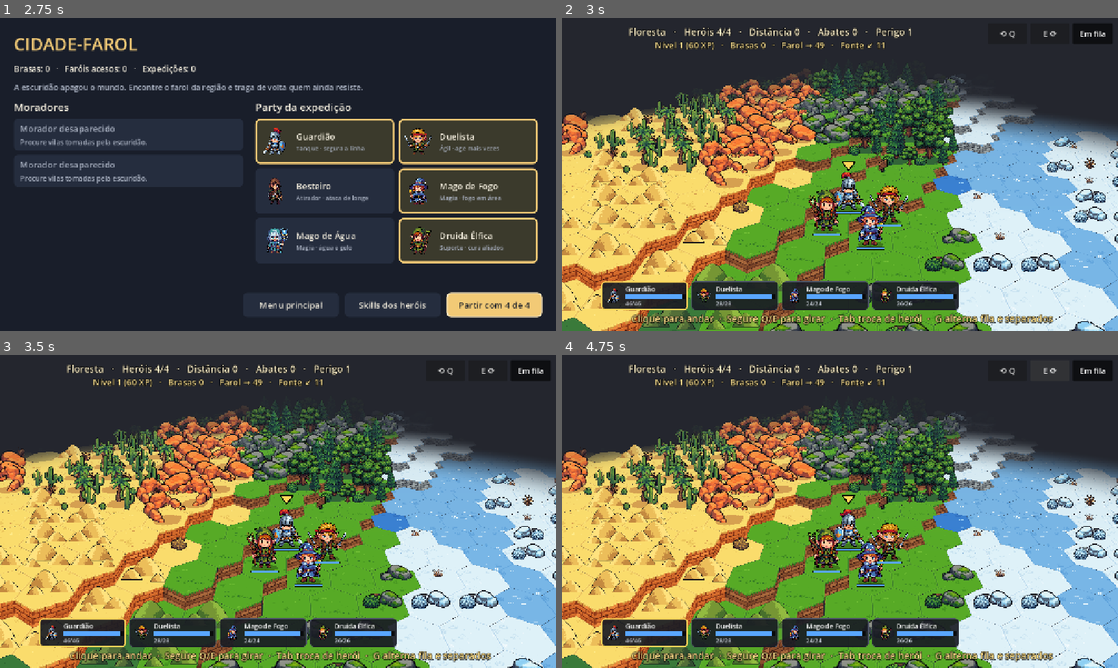
Above: before the commit, frames 1-4 (two rows, left to right).
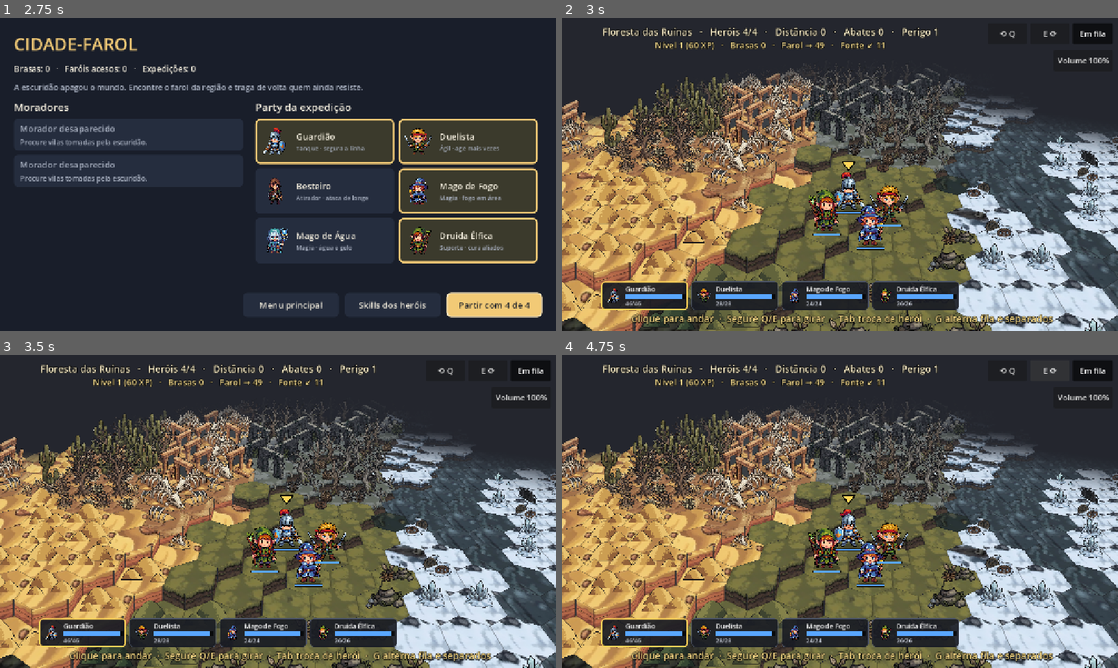
Above: after the commit, the same moments.

Repository: rocksted21/rpgbolivia
Game: Godot game, scene res://update/boot.tscn
Same seed, same stepped clock (60 frames per second), same inputs: the game is played once before the commit and once after it. Sound files missing from this copy of the repository are replaced by a short silence.
Inputs:
- Up to frame 1 (2.75 s): click "Single Player" at 0.5 s; click "Menu principal" at 1.25 s; click "Single Player" at 2 s
- Up to frame 2 (3 s): click "Partir com 4 de 4" at 2.75 s
- Up to frame 3 (3.5 s): no input
- Up to frame 4 (4.75 s): click "⟲ Q" at 3.5 s; click "E ⟳" at 4.25 s

Frame 1 is identical in both runs. In frame 2, 57% of the frame differs, in the area x 0-100%, y 2-100%; in frame 3, 57%; in frame 4, 57%.

Commit message:
v45

Diff:
--- a/scripts/battle_view.gd
+++ b/scripts/battle_view.gd
@@ -372,6 +372,8 @@
 			gain = Skills.journey_points(state.kills, state.farthest)
 		if expedition:
 			TownProgress.record(state.result())
+			if won:
+				_rebuild_cell(state.beacon_cell) # o farol acende
 		var types := []
 		for unit in state.units:
 			if unit.team == Data.Team.PLAYER and (not online_session.playing or online_session.can_control(unit)):
@@ -677,7 +679,8 @@
 func _add_biome_props(biome: String, terrain_id: int, cell: Vector2i) -> void:
 	var detail: float = state.detail_at(cell)
 	var made := {}
-	for prop in BiomeArt.props(biome, terrain_id, detail):
+	var art: Array = [BiomeArt.beacon(biome, state.defeated_boss)] if expedition and cell == state.beacon_cell else BiomeArt.props(biome, terrain_id, detail)
+	for prop in art:
 		made[prop["layer"]] = _biome_prop(prop, cell, detail)
 	if terrain_id == WorldGen.FOREST:
 		forests[cell] = made
@@ -2096,6 +2099,13 @@
 	_update_hint()
 
 
+func _rebuild_cell(cell: Vector2i) -> void:
+	landmark_nodes.erase(cell)
+	if cell_nodes.has(cell):
+		_unload_cell(cell)
+		_build_cell(cell)
+
+
 ## Marca de um local especial no chão, com o nome em cima. Some quando o local é usado.
 func _add_landmark(cell: Vector2i, row: int) -> void:
 	if not state.landmarks.has(cell) or state.landmarks[cell]["state"] == "done":
--- a/scripts/biome_art.gd
+++ b/scripts/biome_art.gd
@@ -49,5 +49,10 @@
 	return []
 
 
+## O farol da região: aceso depois de derrotar o guardião.
+static func beacon(biome: String, lit: bool) -> Dictionary:
+	return _prop(biome, "farol_aceso" if lit else "farol_apagado", MIDDLE_Y + 20, BEHIND_UNIT)
+
+
 static func _prop(biome: String, file: String, ground_y: int, depth: int, layer := "main") -> Dictionary:
 	return {"path": ROOT % [biome, file], "ground_y": ground_y, "depth": depth, "layer": layer}
--- a/scripts/expedition_state.gd
+++ b/scripts/expedition_state.gd
@@ -176,6 +176,7 @@
 		return
 	if target == boss:
 		defeated_boss = true
+		landmarks[beacon_cell]["state"] = "done"
 		brasas += Exp.BOSS["brasas"]
 		_gain_xp(Exp.BOSS["xp"], events)
 		return
--- a/scripts/game_data.gd
+++ b/scripts/game_data.gd
@@ -185,19 +185,19 @@
 # A arte fica em assets/biomes/<chave>; ver tools/build_biomes.py.
 const BIOMES := {
 	"floresta": {
-		"name": "Floresta", "forest": 0.22, "water": 0.3, "hills": -0.42, "rocks": -0.4,
-		"names": {},
+		"name": "Floresta das Ruínas", "forest": 0.22, "water": 0.3, "hills": -0.42, "rocks": -0.4,
+		"names": {1: "Musgo", 9: "Musgo", 2: "Pedras", 3: "Árvores mortas", 5: "Água escura", 6: "Ruínas", 7: "Colinas", 10: "Casa", 11: "Arco"},
 	},
 	"selva": {
-		"name": "Selva", "forest": 0.04, "water": 0.22, "hills": -0.46, "rocks": -0.42,
-		"names": {1: "Clareira", 9: "Clareira", 3: "Selva", 5: "Rio", 6: "Rochedo", 11: "Ruínas"},
+		"name": "Pântano de Tinta", "forest": 0.04, "water": 0.22, "hills": -0.46, "rocks": -0.42,
+		"names": {1: "Lama", 9: "Lama", 2: "Cristais", 3: "Mangue", 5: "Água de tinta", 6: "Destroços", 7: "Montes", 10: "Casa", 11: "Estufa"},
 	},
 	"neve": {
-		"name": "Neve", "forest": 0.28, "water": 0.34, "hills": -0.36, "rocks": -0.4,
-		"names": {1: "Neve", 9: "Neve", 2: "Pedras geladas", 3: "Pinheiral", 5: "Lago gelado", 6: "Rochedo", 7: "Montes de neve"},
+		"name": "Neve de Cinzas", "forest": 0.28, "water": 0.34, "hills": -0.36, "rocks": -0.4,
+		"names": {1: "Neve", 9: "Neve", 2: "Cristais", 3: "Pinheiral", 5: "Lago gelado", 6: "Destroços", 7: "Montes de neve", 10: "Casa", 11: "Arco"},
 	},
 	"deserto": {
-		"name": "Deserto", "forest": 0.34, "water": 0.5, "hills": -0.3, "rocks": -0.3,
-		"names": {1: "Areia", 9: "Areia", 2: "Rochas", 3: "Cactos", 5: "Oásis", 6: "Rochedo", 7: "Dunas"},
-	},
-}
+		"name": "Deserto de Ouro", "forest": 0.34, "water": 0.5, "hills": -0.3, "rocks": -0.3,
+		"names": {1: "Areia", 9: "Areia", 2: "Rochas", 3: "Cactos", 5: "Oásis", 6: "Ossadas", 7: "Dunas", 10: "Casa", 11: "Arco"},
+	},
+}
--- /dev/null
+++ b/scripts/game_settings.gd
@@ -0,0 +1,45 @@
+extends RefCounted
+## Preferências do jogador, salvas em user://. O volume vale para música e efeitos.
+## Sem autoload, para funcionar com o pacote de atualização e nos testes.
+
+const MASTER_BUS := 0
+
+static var path := "user://settings.cfg"
+
+
+static func _load() -> ConfigFile:
+	var config := ConfigFile.new()
+	config.load(path) # sem arquivo, começa com os valores padrão
+	return config
+
+
+## De 0 a 100.
+static func volume() -> int:
+	return clampi(int(_load().get_value("audio", "volume", 100)), 0, 100)
+
+
+static func muted() -> bool:
+	return bool(_load().get_value("audio", "muted", false))
+
+
+static func set_volume(value: int) -> void:
+	_save("volume", clampi(value, 0, 100))
+
+
+static func set_muted(value: bool) -> void:
+	_save("muted", value)
+
+
+## Aplica o que está salvo. Chamado ao abrir o menu e a tela de jogo.
+static func apply() -> void:
+	AudioServer.set_bus_volume_linear(MASTER_BUS, volume() / 100.0)
+	AudioServer.set_bus_mute(MASTER_BUS, muted())
+
+
+static func _save(key: String, value: Variant) -> void:
+	var config := _load()
+	config.set_value("audio", key, value)
+	var error := config.save(path)
+	if error != OK:
+		push_error("Não foi possível salvar as opções: %s" % error)
+	apply()
--- a/scripts/hud.gd
+++ b/scripts/hud.gd
@@ -5,6 +5,11 @@
 	get: return get_node("/root/SoundManager")
 
 ## Interface: fila de turnos à esquerda e um menu que abre em cima da casa tocada.
+
+const GameSettings = preload("res://scripts/game_settings.gd")
+const VOLUME_WIDTH := 136
+const VOLUME_PANEL_WIDTH := 260
+const VOLUME_Y := 74
 
 signal option_pressed(index: int)
 signal order_toggled(on: bool)
@@ -86,6 +91,10 @@
 
 
 var journey: Label
+var volume_button: Button
+var volume_panel: PanelContainer
+var volume_slider: HSlider
+var volume_mute: Button
 var objective: Label
 var detail: Label
 var end_menu_button: Button
@@ -167,6 +176,8 @@
 	skills_button.pressed.connect(func(): skills_pressed.emit())
 	end_column.add_child(skills_button)
 
+	_build_volume()
+
 	# Cartão de detalhes: cobre a tela toda para que o toque que fecha não caia no tabuleiro.
 	card = ColorRect.new()
 	card.color = Color(0, 0, 0, 0.55)
@@ -176,6 +187,52 @@
 		if event is InputEventMouseButton and event.pressed:
 			hide_card())
 	add_child(card)
+
+
+## Botão de volume, no canto, com um painel que abre embaixo dele.
+func _build_volume() -> void:
+	GameSettings.apply()
+	volume_button = _corner_button("", Vector2(SCREEN.x - VOLUME_WIDTH - MARGIN, VOLUME_Y), VOLUME_WIDTH)
+	volume_panel = PanelContainer.new()
+	volume_panel.position = Vector2(SCREEN.x - VOLUME_PANEL_WIDTH - MARGIN, VOLUME_Y + 54)
+	volume_panel.custom_minimum_size.x = VOLUME_PANEL_WIDTH
+	volume_panel.add_theme_stylebox_override("panel", _box(Color(0.1, 0.11, 0.14, 0.95), Color(1.0, 0.85, 0.4), 2, 8, 10))
+	volume_panel.visible = false
+	add_child(volume_panel)
+	var column := VBoxContainer.new()
+	column.add_theme_constant_override("separation", 8)
+	volume_panel.add_child(column)
+	volume_slider = HSlider.new()
+	volume_slider.min_value = 0
+	volume_slider.max_value = 100
+	volume_slider.step = 5
+	volume_slider.value = GameSettings.volume()
+	volume_slider.focus_mode = Control.FOCUS_NONE
+	volume_slider.custom_minimum_size.y = 36
+	column.add_child(volume_slider)
+	volume_mute = Button.new()
+	volume_mute.toggle_mode = true
+	volume_mute.button_pressed = GameSettings.muted()
+	volume_mute.focus_mode = Control.FOCUS_NONE
+	volume_mute.text = "Silenciar"
+	volume_mute.custom_minimum_size.y = 44
+	sound_manager.bind_button(volume_mute, &"switch1")
+	column.add_child(volume_mute)
+	volume_button.pressed.connect(func(): volume_panel.visible = not volume_panel.visible)
+	volume_slider.value_changed.connect(func(value: float):
+		GameSettings.set_volume(int(value))
+		if volume_mute.button_pressed and value > 0.0: # mexer no volume tira do mudo
+			volume_mute.set_pressed_no_signal(false)
+			GameSettings.set_muted(false)
+		_show_volume())
+	volume_mute.toggled.connect(func(on: bool):
+		GameSettings.set_muted(on)
+		_show_volume())
+	_show_volume()
+
+
+func _show_volume() -> void:
+	volume_button.text = "Sem som" if GameSettings.muted() or GameSettings.volume() == 0 else "Volume %d%%" % GameSettings.volume()
 
 
 func refresh(state) -> void:
--- a/scripts/main_menu.gd
+++ b/scripts/main_menu.gd
@@ -10,6 +10,8 @@
 ## Entrada do jogo; o combate continua em main.tscn.
 
 
+const GameSettings = preload("res://scripts/game_settings.gd")
+
 const INK := Color("191e2a")
 const GOLD := Color("f2ca76")
 const TEXT := Color("f5efdf")
@@ -20,6 +22,7 @@
 
 func _ready() -> void:
 	get_tree().root.remove_meta("skills_back")
+	GameSettings.apply()
 	var background := ColorRect.new()
 	background.color = INK
 	background.set_anchors_and_offsets_preset(Control.PRESET_FULL_RECT)
@@ -67,21 +70,18 @@
 	column.add_theme_constant_override("separation", 16)
 	options.add_child(column)
 	var volume_label := Label.new()
-	volume_label.text = "Volume geral: %d%%" % sound_manager.volume
+	volume_label.text = "Volume geral: %d%%" % GameSettings.volume()
 	column.add_child(volume_label)
 	var volume := HSlider.new()
 	volume.min_value = 0
 	volume.max_value = 100
 	volume.step = 1
-	volume.value = sound_manager.volume
+	volume.value = GameSettings.volume()
 	volume.custom_minimum_size = Vector2(360, 40)
 	column.add_child(volume)
 	volume.value_changed.connect(func(value: float):
-		sound_manager.volume = value
+		GameSettings.set_volume(int(value))
 		volume_label.text = "Volume geral: %d%%" % value)
-	var note := Label.new()
-	note.text = "Ajuste válido durante esta sessão."
-	column.add_child(note)
 
 
 func _restore_focus() -> void:
--- a/tests/biome_shots.gd
+++ b/tests/biome_shots.gd
@@ -1,9 +1,11 @@
 extends SceneTree
-## Salva uma captura de cada bioma e de cada tipo de terreno nele. Rodar sem --headless:
+## Salva uma captura de cada bioma, com a casa de resgate e o farol apagado e aceso. Rodar sem --headless:
 ## godot --path . --script tests/biome_shots.gd -- <pasta-dos-screenshots> [semente]
 
 const Data = preload("res://scripts/game_data.gd")
+const Hex = preload("res://scripts/hex.gd")
 const HeroProgress = preload("res://scripts/hero_progress.gd")
+const TownProgress = preload("res://scripts/town_progress.gd")
 
 var view
 
@@ -11,7 +13,9 @@
 func _initialize() -> void:
 	var args := OS.get_cmdline_user_args()
 	HeroProgress.path = "user://test_progress_biomes.cfg"
-	root.set_meta("world_hero", "duelista")
+	TownProgress.path = "user://test_town_biomes.cfg"
+	root.set_meta("world_hero", Data.DEFAULT_PARTY)
+	root.set_meta("expedition", true)
 	view = load("res://main.tscn").instantiate()
 	root.add_child(view)
 	_run(args[0])
@@ -22,22 +26,47 @@
 	while view.busy:
 		await process_frame
 	var state = view.state
+	state.steps_until_spawn = 9999.0
+	state.landmarks.clear()
 	for biome in Data.BIOMES:
 		var cell = _busiest_cell(state, biome)
 		if cell == null:
 			print("bioma não encontrado: ", biome)
 			continue
-		state.hero.pos = cell
-		view.views[state.hero].position = view.feet_of(cell)
-		view.battle_camera.set_elevation(view._cell_elevation(cell), view.views[state.hero])
+		var beacon: Vector2i = cell + Vector2i(3, -3)
+		var house: Vector2i = cell + Vector2i(-3, -2)
+		state.terrain_override.clear()
+		state.terrain_override[beacon] = 11
+		state.terrain_override[house] = 10
+		state.beacon_cell = beacon
+		state.defeated_boss = false
+		for member in state.party:
+			var i: int = state.party.find(member)
+			member.pos = cell + Vector2i(i, 1)
+			view.views[member].position = view.feet_of(member.pos)
+			view.views[member].z_index = view._z(view._row(member.pos)) + 5
+			view.battle_camera.set_elevation(view._cell_elevation(member.pos), view.views[member])
 		view.board.position = view._camera_target(cell)
 		view._set_camera(cell)
-		for i in 3:
-			await process_frame
-		await RenderingServer.frame_post_draw
-		root.get_texture().get_image().save_png("%s/%s.png" % [dir, biome])
+		view._sync_world(cell)
+		view._rebuild_cell(beacon)
+		view._rebuild_cell(house)
+		view._update_journey()
+		await _save(dir, biome)
+		state.defeated_boss = true
+		view._rebuild_cell(beacon)
+		await _save(dir, biome + "_aceso")
 		print(biome, " em ", cell)
+	DirAccess.remove_absolute(HeroProgress.path)
+	DirAccess.remove_absolute(TownProgress.path)
 	quit()
+
+
+func _save(dir: String, shot: String) -> void:
+	for i in 3:
+		await process_frame
+	await RenderingServer.frame_post_draw
+	root.get_texture().get_image().save_png("%s/%s.png" % [dir, shot])
 
 
 ## A casa caminhável do bioma com mais variedade de terreno em volta.
--- a/tests/expedition_smoke.gd
+++ b/tests/expedition_smoke.gd
@@ -7,6 +7,7 @@
 const HeroProgress = preload("res://scripts/hero_progress.gd")
 const Exp = preload("res://scripts/expedition_data.gd")
 const TownProgress = preload("res://scripts/town_progress.gd")
+const GameSettings = preload("res://scripts/game_settings.gd")
 
 const TIMEOUT_SECONDS := 240.0
 
@@ -20,6 +21,8 @@
 	# Uma partida de teste não pode mexer no save de verdade.
 	HeroProgress.path = "user://test_progress_expedition.cfg"
 	TownProgress.path = "user://test_town_smoke.cfg"
+	GameSettings.path = "user://test_settings_smoke.cfg"
+	DirAccess.remove_absolute(GameSettings.path)
 	DirAccess.remove_absolute(HeroProgress.path)
 	DirAccess.remove_absolute(TownProgress.path)
 	create_timer(TIMEOUT_SECONDS, true, false, true).timeout.connect(func():
@@ -76,6 +79,7 @@
 	_expect(state.has_method("result"), "a cena abre uma expedição")
 	await _shot("2_inicio_expedicao")
 	_expect(view.hud.objective.text.contains("Farol"), "a bússola aponta o farol")
+	await _test_volume()
 
 	# Ruínas: marca no mapa, recompensa e a marca some.
 	var ruin: Variant = _cell_of(state, "ruina")
@@ -135,6 +139,7 @@
 	await _wait_frames(4)
 	await _shot("10_vitoria")
 	_expect(state.winner() == view.Data.Team.PLAYER, "derrotar o chefe vence")
+	_expect(not view.landmark_nodes.has(state.beacon_cell), "o farol aceso perde a marca de objetivo")
 	_expect(view.hud.end_panel.visible, "tela de fim aparece")
 	_expect(view.hud.end_label.text.contains("farol"), "o fim fala do farol")
 	_expect(TownProgress.beacons() == 1 and TownProgress.brasas() > 0, "o resultado foi salvo")
@@ -156,6 +161,27 @@
 	DirAccess.remove_absolute(HeroProgress.path)
 	DirAccess.remove_absolute(TownProgress.path)
 	quit(1 if failed else 0)
+
+
+func _test_volume() -> void:
+	var hud = view.hud
+	_expect(hud.volume_button.text == "Volume 100%", "o botão mostra o volume")
+	_expect(not hud.volume_panel.visible, "o painel começa fechado")
+	hud.volume_button.pressed.emit()
+	_expect(hud.volume_panel.visible, "o botão abre o painel")
+	hud.volume_slider.value = 35
+	_expect(is_equal_approx(AudioServer.get_bus_volume_linear(0), 0.35), "o controle abaixa o volume")
+	_expect(hud.volume_button.text == "Volume 35%", "o botão acompanha o volume")
+	await _wait_frames(3)
+	await _shot("2b_volume")
+	hud.volume_mute.button_pressed = true
+	_expect(AudioServer.is_bus_mute(0) and hud.volume_button.text == "Sem som", "silenciar funciona")
+	hud.volume_slider.value = 60
+	_expect(not AudioServer.is_bus_mute(0), "mexer no volume tira do silêncio")
+	hud.volume_button.pressed.emit()
+	_expect(not hud.volume_panel.visible, "o botão fecha o painel")
+	DirAccess.remove_absolute(GameSettings.path)
+	GameSettings.apply()
 
 
 func _cell_of(state, kind: String) -> Variant:
--- a/tests/test_audio.gd
+++ b/tests/test_audio.gd
@@ -12,6 +12,29 @@
 	if not condition:
 		failures += 1
 		push_error(message)
+
+
+## O volume salvo vale para tudo que toca, inclusive a música.
+func _test_settings() -> void:
+	var Settings = load("res://scripts/game_settings.gd")
+	Settings.path = "user://test_settings.cfg"
+	DirAccess.remove_absolute(Settings.path)
+	_expect(Settings.volume() == 100 and not Settings.muted(), "Volume começa cheio")
+	Settings.set_volume(40)
+	_expect(is_equal_approx(AudioServer.get_bus_volume_linear(0), 0.4), "O volume muda o bus principal")
+	Settings.set_muted(true)
+	_expect(AudioServer.is_bus_mute(0), "Silenciar muda o bus principal")
+	AudioServer.set_bus_volume_linear(0, 1.0)
+	AudioServer.set_bus_mute(0, false)
+	Settings.apply()
+	_expect(Settings.volume() == 40 and AudioServer.is_bus_mute(0), "As opções ficam salvas")
+	Settings.set_volume(250)
+	_expect(Settings.volume() == 100, "O volume fica entre 0 e 100")
+	Settings.set_muted(false)
+	var music = root.get_node("MusicManager")
+	_expect(AudioServer.get_bus_send(AudioServer.get_bus_index(music._bus)) == &"Master", "A música passa pelo bus principal")
+	DirAccess.remove_absolute(Settings.path)
+	Settings.apply()
 
 
 func _run() -> void:
@@ -80,6 +103,7 @@
 	for sfx in combat.get_children():
 		_expect(sfx.bus == &"Combate", "Som de combate segue o grupo: %s" % sfx.name)
 		_expect(sfx.stream is AudioStreamRandomizer and sfx.stream.streams_count > 0, "Som de combate tem variações: %s" % sfx.name)
+	_test_settings()
 	root.get_node("MusicManager").stop()
 	await create_timer(0.2).timeout
 	print("Audio: hierarquia de volumes, grupos futuros e players dinamicos; %d falhas" % failures)
Binary file changed: assets/biomes/deserto/agua_a.png
Binary file changed: assets/biomes/deserto/agua_b.png
Binary file changed: assets/biomes/deserto/campo_a.png
Binary file changed: assets/biomes/deserto/campo_b.png
Binary file changed: assets/biomes/deserto/casa.png
Binary file changed: assets/biomes/deserto/colinas_a.png
Binary file changed: assets/biomes/deserto/colinas_b.png
Binary file changed: assets/biomes/deserto/enfeite_a.png
Binary file changed: assets/biomes/deserto/enfeite_b.png
Binary file changed: assets/biomes/deserto/enfeite_c.png
Binary file added: assets/biomes/deserto/farol_aceso.png
Not shown, added: assets/biomes/deserto/farol_aceso.png.import
(and 93 more such lines)
